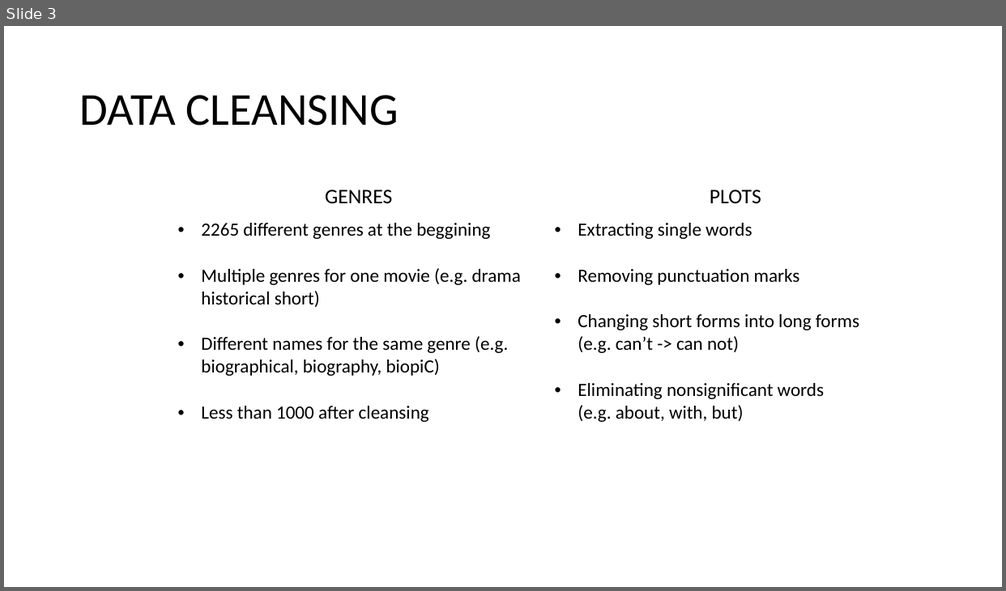
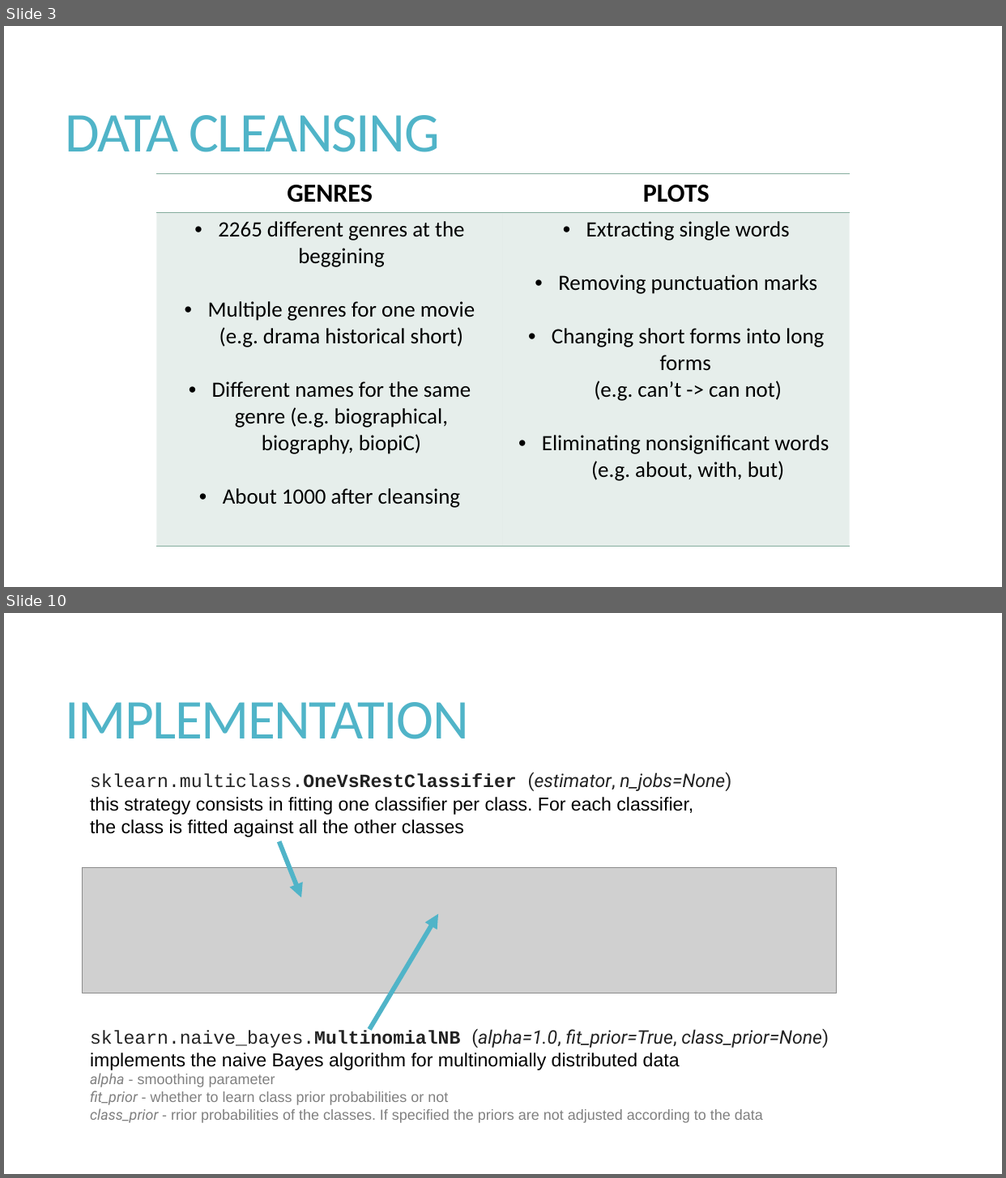
Before and after one commit to bwaszkiewicz/MoviePlots, a slide deck: Documentation/ANG/BIAI_presentation.pptx. Shown one above the other, each under a label of ours: slide 3 before the commit, slides 3 and 10 after it; the slides between them are not shown. The pictures are 1006x591 and 1006x1178 pixels, drawn with LibreOffice and Linux fonts; fonts in the diff are those of the drawing; grey boxes stand for pictures. Boxes give left, top, right and bottom in pixels: in the first picture for what was removed or moved away, otherwise in the second. Text is boxed around its words. In the diff, an @@ line names an element or a change of style, - is before the commit and + after.

```diff
--- a/Documentation/ANG/BIAI_presentation.pptx
+++ b/Documentation/ANG/BIAI_presentation.pptx
@@ slide 10 added at [4, 613, 1002, 1174], background #FFFFFF @@
@@ title added at [66, 702, 469, 739], 54 pt, text #50B4C8 @@
+IMPLEMENTATION
@@ text added at [90, 772, 731, 837], 18 pt, text #000000 @@
+sklearn.multiclass.OneVsRestClassifier (estimator, n_jobs=None)
+this strategy consists in fitting one classifier per class. For each classifier,
+the class is fitted against all the other classes
@@ arrow added from (279, 841) to (301, 897), #50B4C8 4.5 pt @@
@@ picture added at [83, 868, 837, 994] @@
@@ arrow added from (369, 1030) to (438, 914), #50B4C8 4.5 pt @@
@@ text added at [90, 1029, 829, 1123], 14 pt, text #808080 @@
+sklearn.naive_bayes.MultinomialNB (alpha=1.0, fit_prior=True, class_prior=None)
+implements the naive Bayes algorithm for multinomially distributed data
+alpha - smoothing parameter
+fit_prior - whether to learn class prior probabilities or not
+class_prior - rrior probabilities of the classes. If specified the priors are not adjusted according to the data
@@ slide 3 changed as well @@
@@ title "DATA CLEANSING": place and size @@
-title "DATA CLEANSING" at [80, 95, 398, 126]
+title "DATA CLEANSING" at [66, 115, 439, 152]
@@ title "DATA CLEANSING" at [66, 115, 439, 152]: size 44 to 54 pt, text colour #000000 to #50B4C8, letter spacing 0 to -1.2 pt; line spacing 0.9 to 0.85 @@
@@ table at [157, 174, 850, 546] @@
-row 2, column 1: 2265 different genres at the beggining / Multiple genres for one movie (e.g. drama historical short) / Different names for the same genre (e.g. biographical, biography, biopiC) / Less than 1000 after cleansing
+row 2, column 1: 2265 different genres at the beggining / Multiple genres for one movie (e.g. drama historical short) / Different names for the same genre (e.g. biographical, biography, biopiC) / About 1000 after cleansing
@@ fill none to #84AC9D at 20% opacity in row 2 @@
@@ size 20 to 25 pt, bold on in "GENRES", "PLOTS" @@
@@ size 18 to 21 pt in "Extracting single words", "Removing punctuation marks", "Changing short forms into long forms (e.g. ...", "Eliminating nonsignificant words (e.g. about, with, but)" @@
@@ alignment left to centre @@
@@ borders changed @@
@@ table: place and size @@
-table at [170, 179, 923, 535]
+table at [157, 174, 850, 546]
```
Also in this commit, not shown: 2 other slides changed, 6 other slides added, 1 slide removed.
